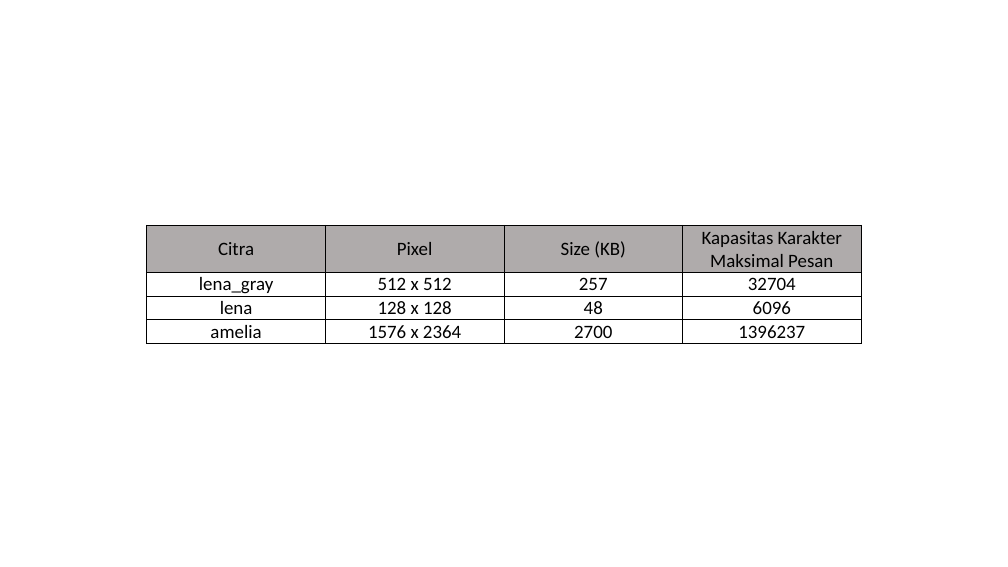
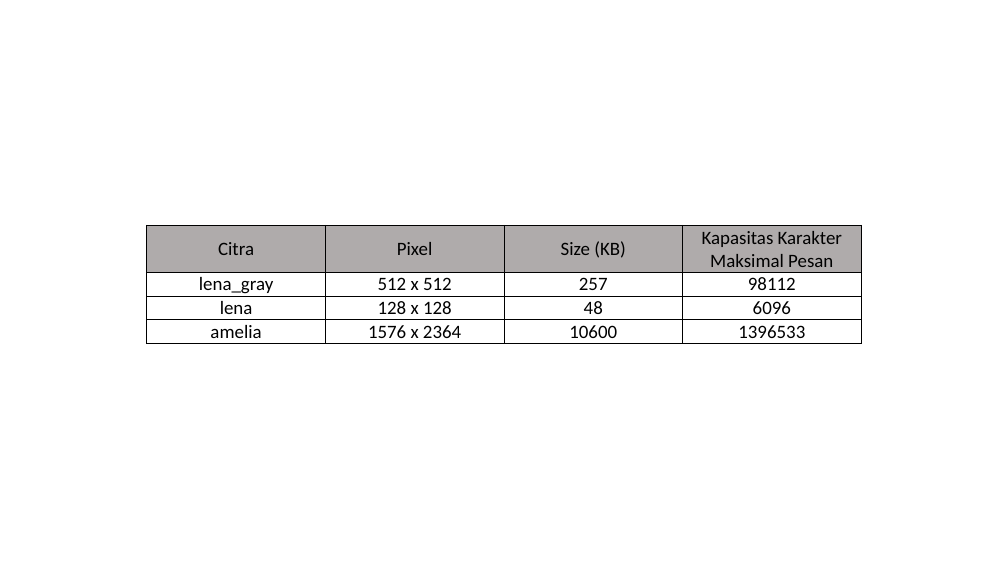
Before and after one commit to ameliapriliani23/Skripsweet, a slide deck: slide 3 of Ms. Office/tabel_hasil.pptx. Drawn at 1008x567 pixels with LibreOffice and Linux fonts; fonts in the diff are those of the drawing. Boxes give left, top, right and bottom in pixels: in the first picture for what was removed or moved away, otherwise in the second. Text is boxed around its words. In the diff, an @@ line names an element or a change of style, - is before the commit and + after.

```diff
--- a/Ms. Office/tabel_hasil.pptx
+++ b/Ms. Office/tabel_hasil.pptx
@@ table at [147, 225, 861, 348] @@
-row 2, column 4: 32704
+row 2, column 4: 98112
-row 4, column 3: 2700
+row 4, column 3: 10600
-row 4, column 4: 1396237
+row 4, column 4: 1396533
```
Also in this commit, not shown: 2 other slides changed, 4 slides added, 24 other files.
